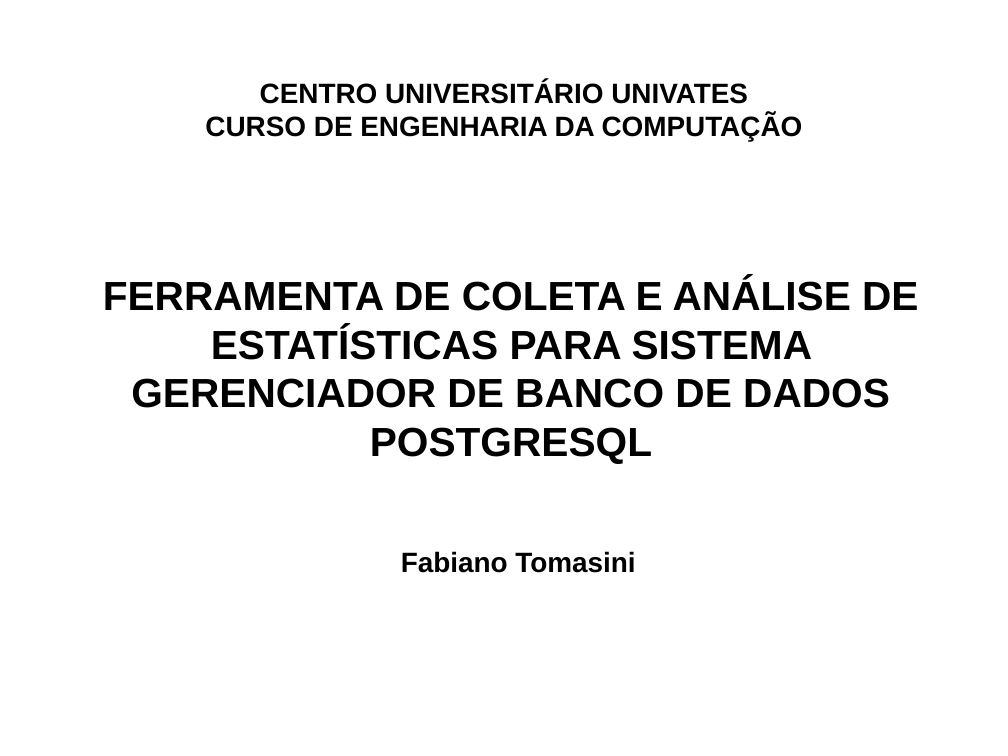
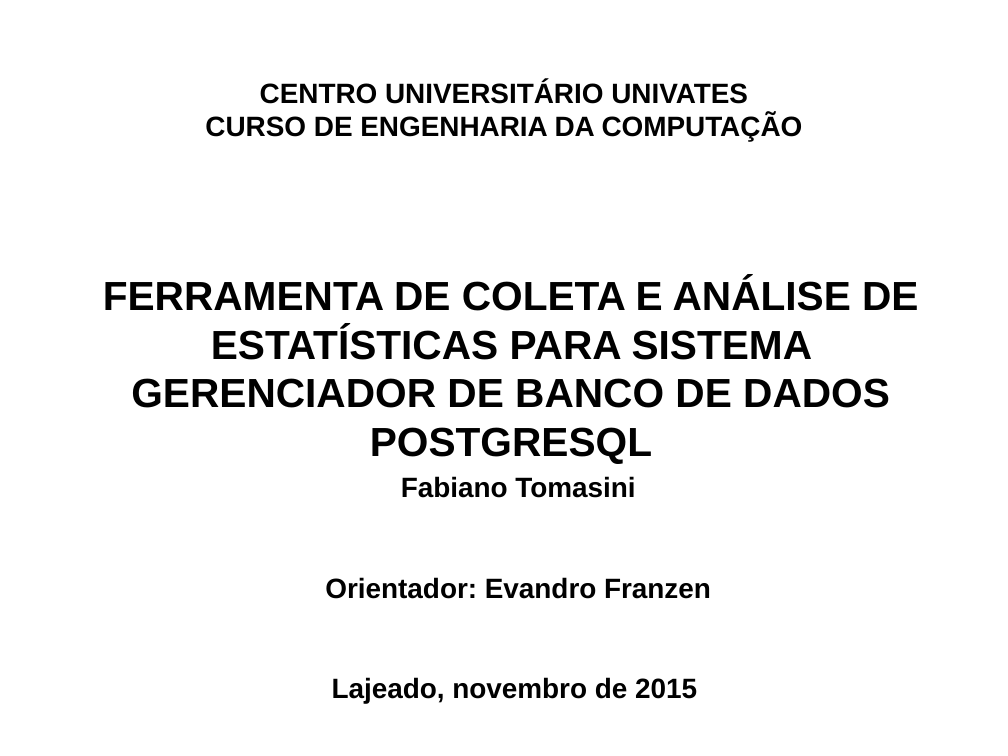
Before and after one commit to ftomasini/smdb, a slide deck: slide 1 of Documentos/FTOMASINI/FINAL/APRESENTACAO.odp. Drawn at 1008x756 pixels with LibreOffice and Linux fonts; fonts in the diff are those of the drawing; background and template pictures are left out. Boxes give left, top, right and bottom in pixels: in the first picture for what was removed or moved away, otherwise in the second. Text is boxed around its words. In the diff, an @@ line names an element or a change of style, - is before the commit and + after.

```diff
--- a/Documentos/FTOMASINI/FINAL/APRESENTACAO.odp
+++ b/Documentos/FTOMASINI/FINAL/APRESENTACAO.odp
@@ text "Fabiano Tomasini": place and size @@
-text "Fabiano Tomasini" at [401, 551, 635, 573]
+text "Fabiano Tomasini" at [325, 476, 711, 703]
@@ text at [325, 577, 711, 703]: paragraphs added @@
+Orientador: Evandro Franzen
+Lajeado, novembro de 2015
```
Also in this commit, not shown: 1 other slide changed, 3 other files.
